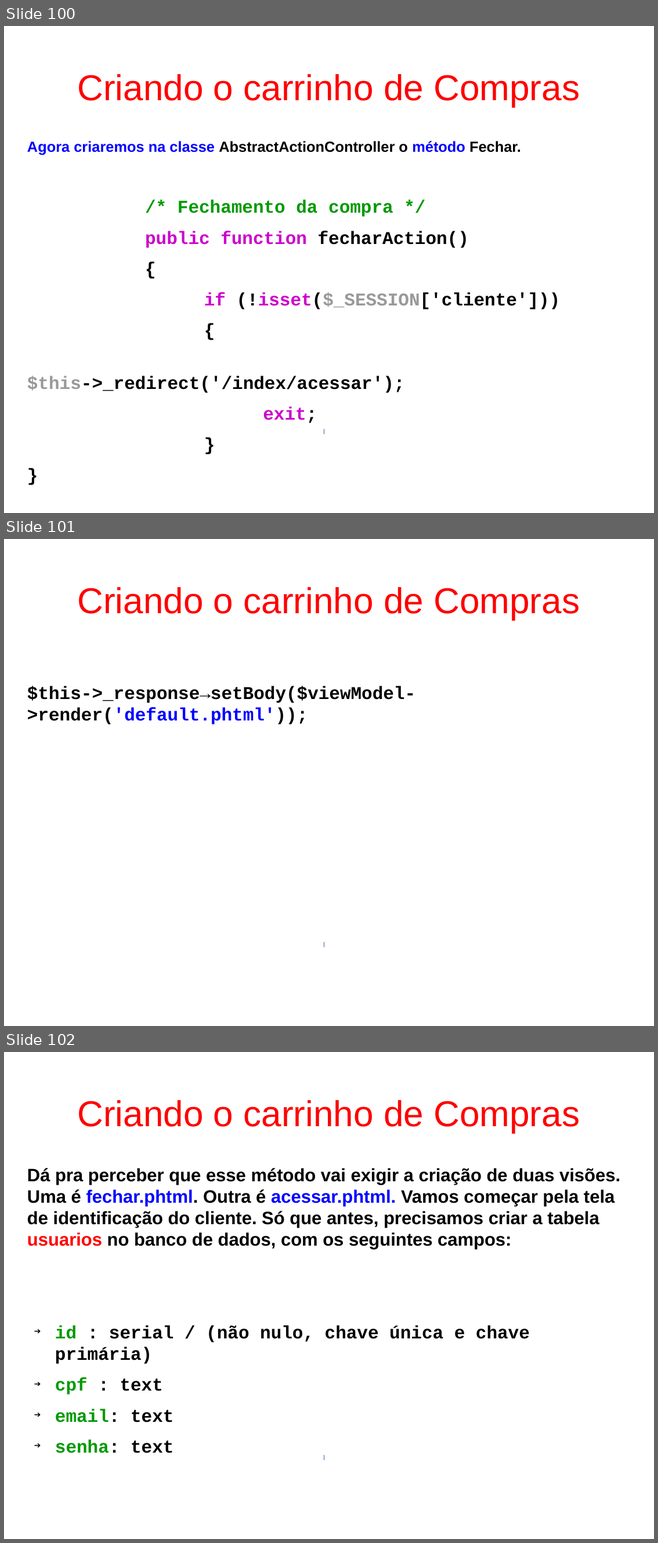
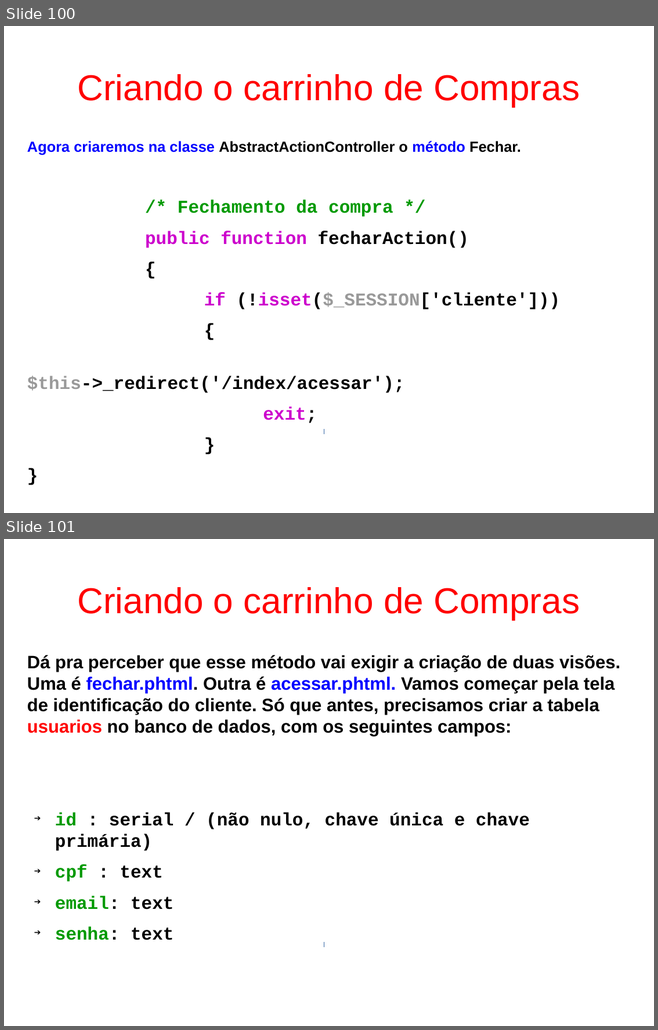
Before and after one commit to fgsl/lojasacme, a slide deck: docs/tutorial.odp. Shown one above the other, each under a label of ours: slides 100, 101 and 102 before the commit, slides 100 and 101 after it. The pictures are 658x1543 and 658x1030 pixels, drawn with LibreOffice and Linux fonts; fonts in the diff are those of the drawing. Boxes give left, top, right and bottom in pixels: in the first picture for what was removed or moved away, otherwise in the second. Text is boxed around its words. In the diff, an @@ line names an element or a change of style, - is before the commit and + after.

```diff
--- a/docs/tutorial.odp
+++ b/docs/tutorial.odp
@@ slide 101 removed at bbox=[4, 539, 654, 1026], background #FFFFFF @@
@@ title removed at bbox=[77, 587, 579, 620] @@
-Criando o carrinho de Compras
@@ text removed at bbox=[27, 686, 415, 725] @@
-$this->_response→setBody($viewModel->render('default.phtml'));
@@ rectangle removed at bbox=[324, 943, 324, 947] @@
@@ what was slide 102 is now slide 101 @@
```
Also in this commit, not shown: 1 other file.
